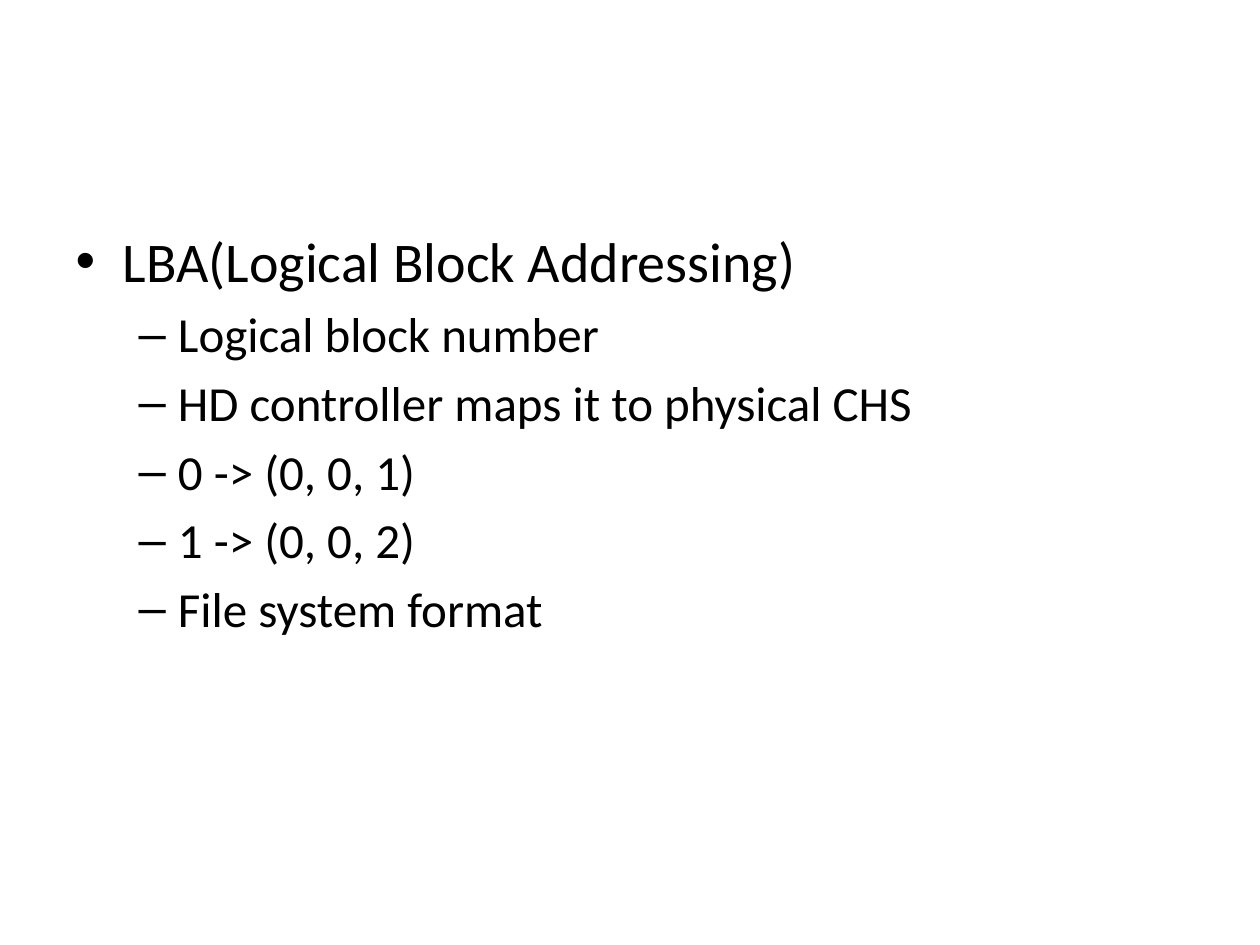
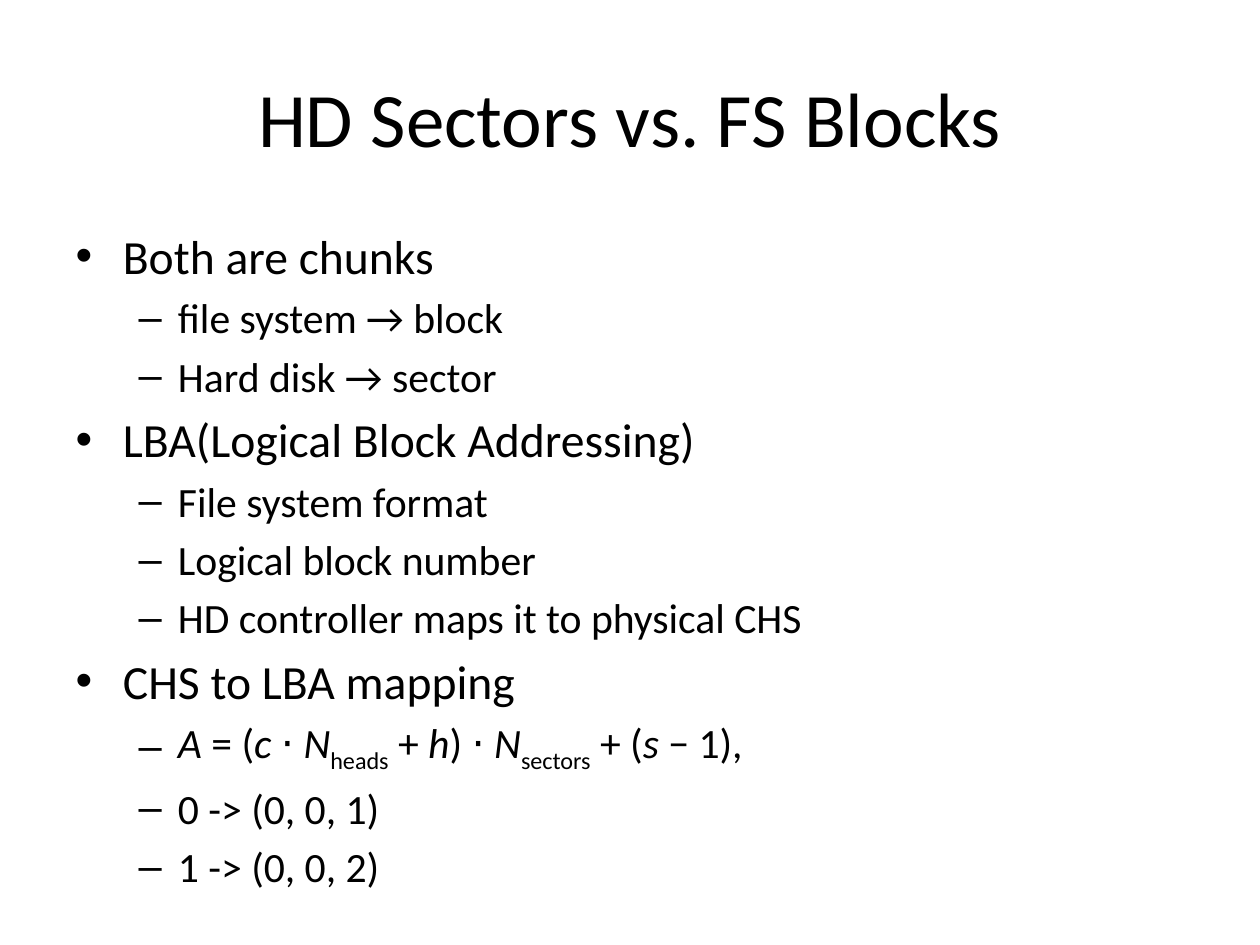
Before and after one commit to guhanjie/Knowledge-sharing, a slide deck: slide 35 of 数据存取模型.pptx (slide 33 before the commit). Drawn at 1260x945 pixels with LibreOffice and Linux fonts; fonts in the diff are those of the drawing. Boxes give left, top, right and bottom in pixels: in the first picture for what was removed or moved away, otherwise in the second. Text is boxed around its words. In the diff, an @@ line names an element or a change of style, - is before the commit and + after.

```diff
--- a/数据存取模型.pptx
+++ b/数据存取模型.pptx
@@ title added at [258, 93, 1001, 148], 44 pt, text #000000 @@
+HD Sectors vs. FS Blocks
@@ text at [123, 241, 503, 393]: paragraphs added @@
+• Both are chunks
+  – file system → block
+  – Hard disk → sector
@@ text at [123, 422, 801, 888]: size 32 to 27.2 pt in "LBA(Logical Block Addressing)"; size 28 to 23.8 pt in "Logical block number", "HD controller maps it to physical CHS", "0 -> (0, 0, 1)", "1 -> (0, 0, 2)" @@
@@ text at [178, 488, 488, 524]: paragraph added @@
+  – File system format
@@ text at [178, 593, 542, 635]: paragraph removed @@
-  – File system format
@@ text at [123, 666, 743, 764]: paragraphs added @@
+  • CHS to LBA mapping
+  – A = (c ⋅ Nheads + h) ⋅ Nsectors + (s − 1),
```
Also in this commit, not shown: 4 other slides changed, 5 slides added, 7 slides removed.
